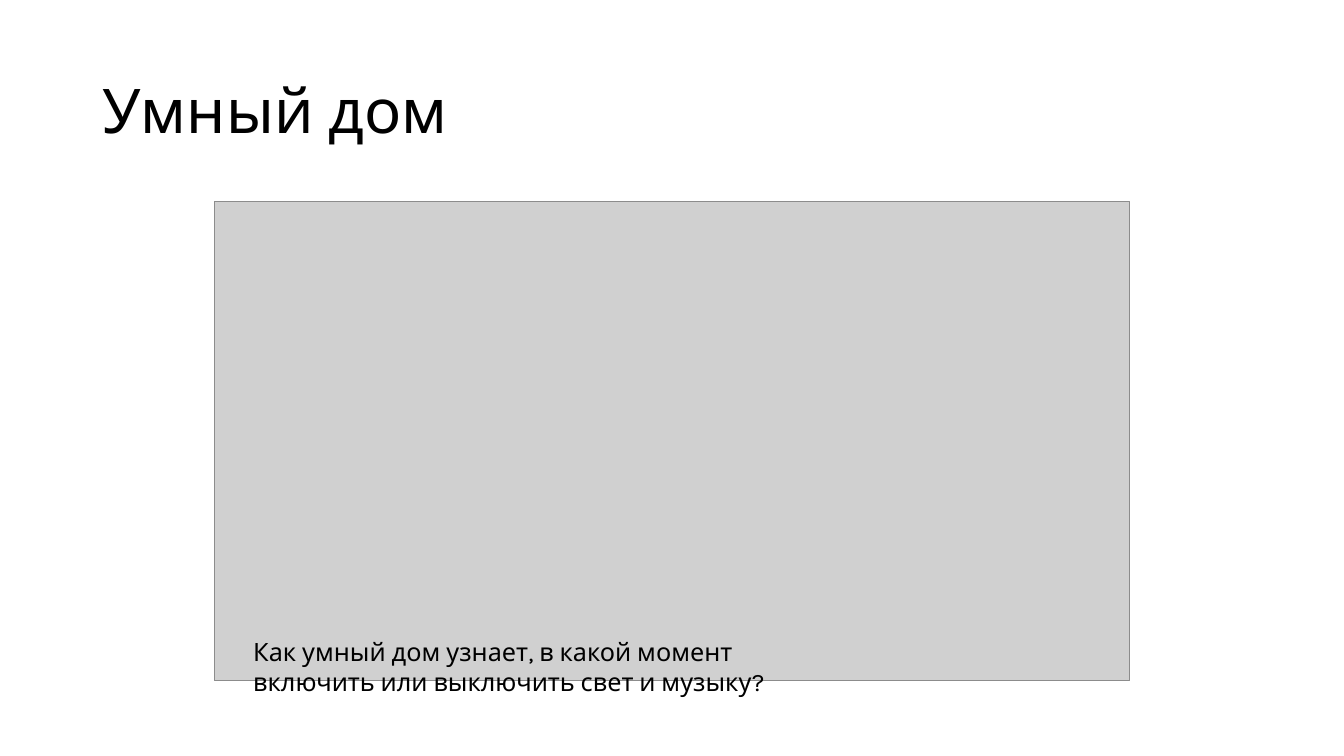
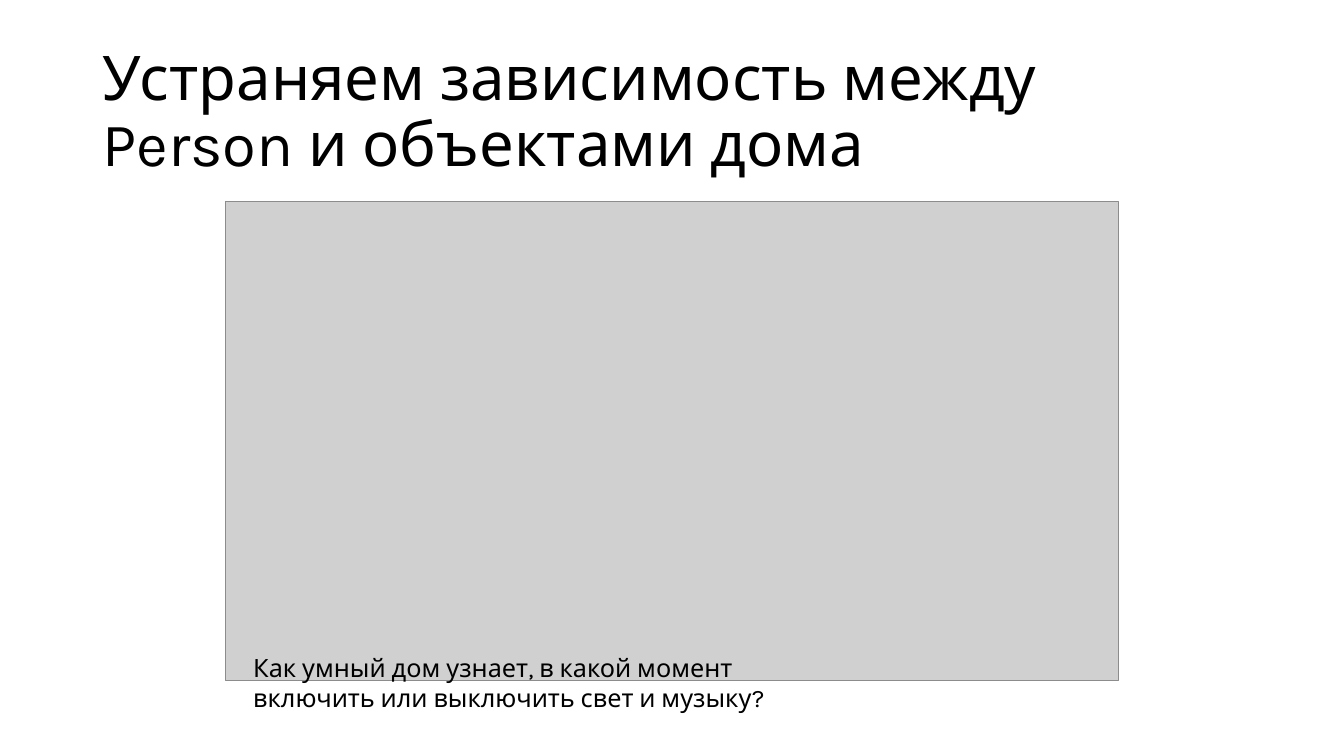
Before and after one commit to alexey-malov/ood, a slide deck: slide 5 of lectures/02.observer/observer.pptx. Drawn at 1344x756 pixels with LibreOffice and Linux fonts; fonts in the diff are those of the drawing; grey boxes stand for pictures. Boxes give left, top, right and bottom in pixels: in the first picture for what was removed or moved away, otherwise in the second. Text is boxed around its words. In the diff, an @@ line names an element or a change of style, - is before the commit and + after.

```diff
--- a/lectures/02.observer/observer.pptx
+++ b/lectures/02.observer/observer.pptx
@@ title at box(102, 56, 1036, 178): text changed @@
-Умный дом
+Устраняем зависимость между Person и объектами дома
@@ picture: place and size @@
-picture at box(214, 202, 1129, 682)
+picture at box(226, 202, 1119, 682)
@@ text "Как умный дом узнает, в ...": place and size @@
-text "Как умный дом узнает, в ..." at box(253, 642, 764, 698)
+text "Как умный дом узнает, в ..." at box(253, 658, 764, 713)
```
Also in this commit, not shown: 17 other slides changed, 2 slides added, 2 slides removed, 2 other files.
